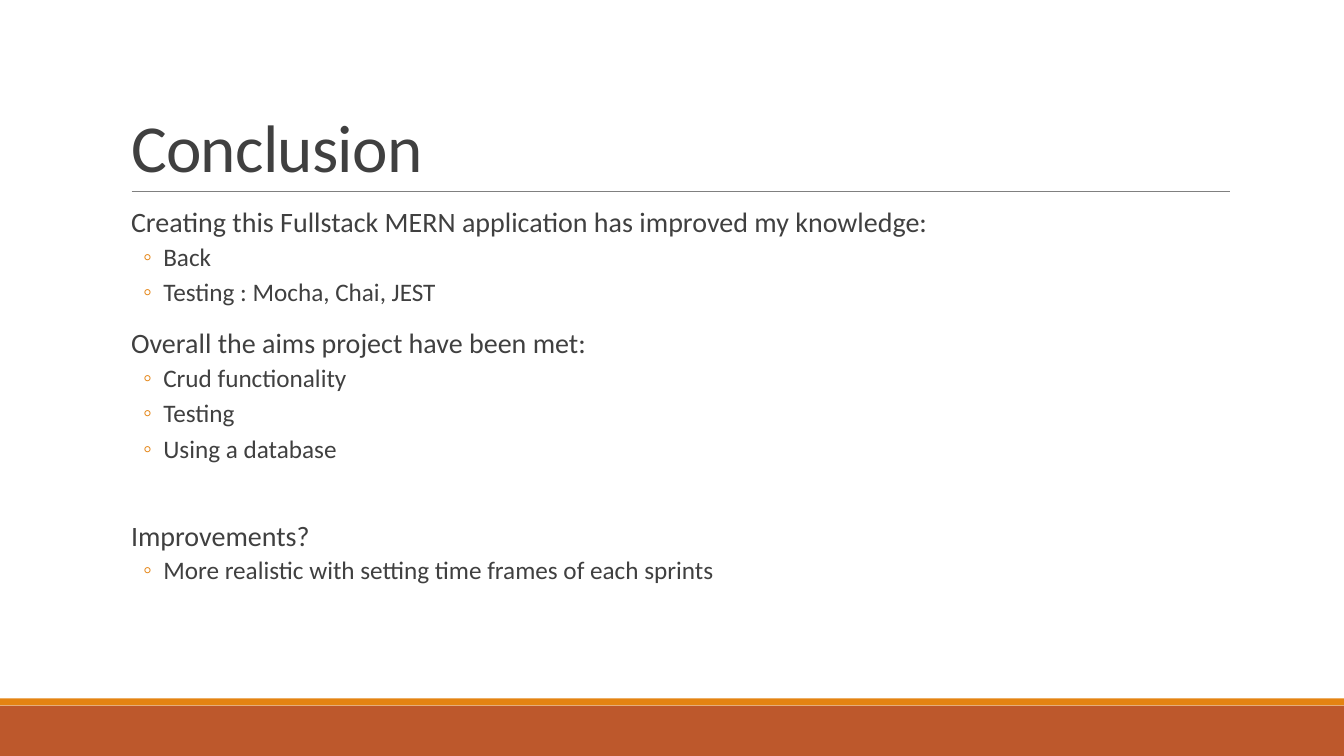
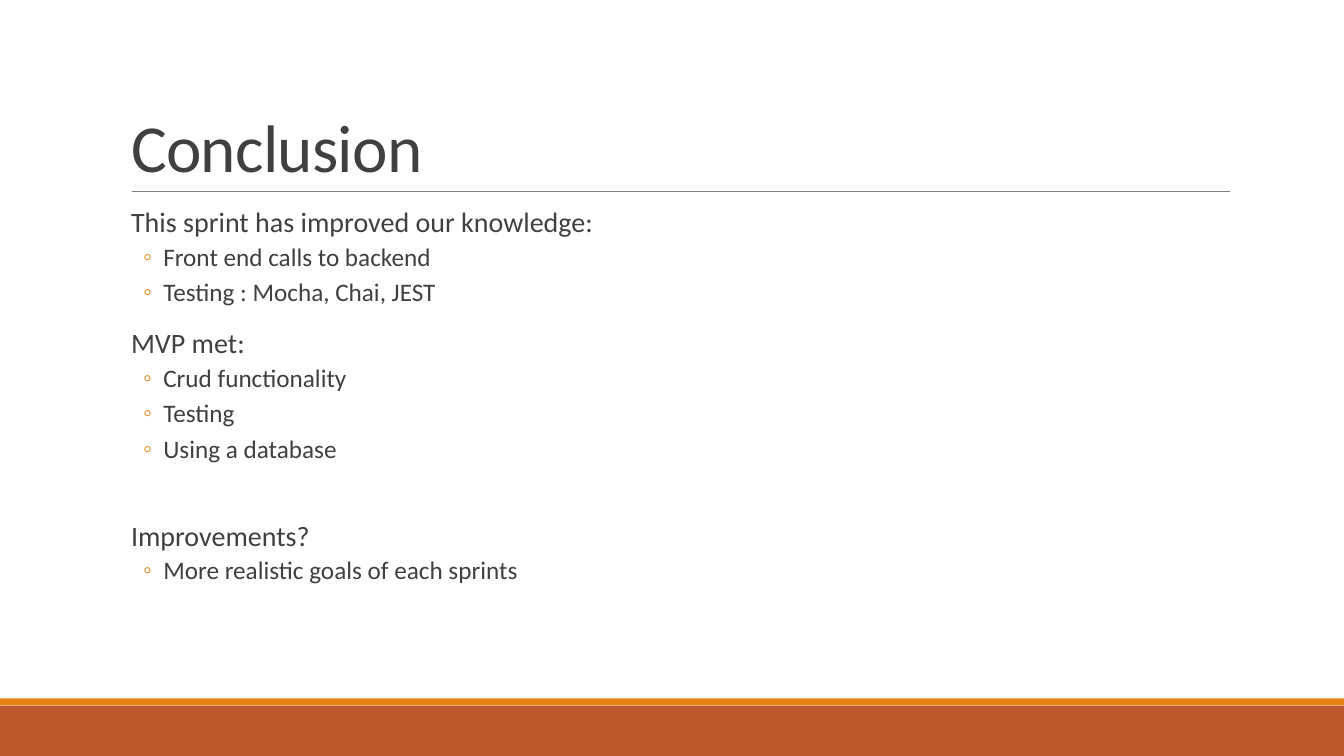
Before and after one commit to Shameer28/QA-Cinemas, a slide deck: slide 17 of QA Cinema-Documentation/Presentation/QACinema.pptx. Drawn at 1344x756 pixels with LibreOffice and Linux fonts; fonts in the diff are those of the drawing. Boxes give left, top, right and bottom in pixels: in the first picture for what was removed or moved away, otherwise in the second. Text is boxed around its words. In the diff, an @@ line names an element or a change of style, - is before the commit and + after.

```diff
--- a/QA Cinema-Documentation/Presentation/QACinema.pptx
+++ b/QA Cinema-Documentation/Presentation/QACinema.pptx
@@ text at <box>131,212,593,266</box>: text changed @@
-  Creating this Fullstack MERN application has improved my knowledge:
-  ◦ Back
+  This sprint has improved our knowledge:
+  ◦ Front end calls to backend
@@ text at <box>131,335,245,353</box>: text changed @@
-  Overall the aims project have been met:
+  MVP met:
@@ text at <box>163,561,517,584</box>: text changed @@
-  ◦ More realistic with setting time frames of each sprints
+  ◦ More realistic goals of each sprints
```
Also in this commit, not shown: 6 other slides changed, 1 other file.
